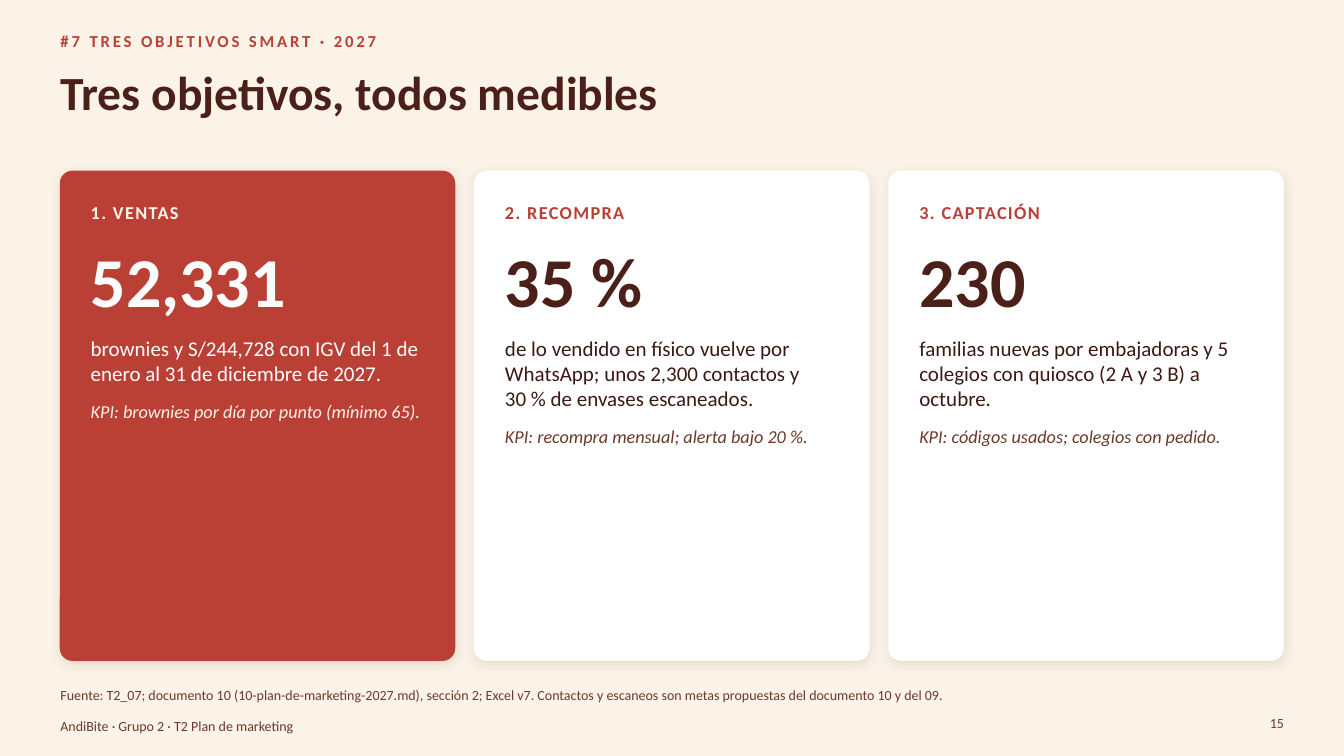
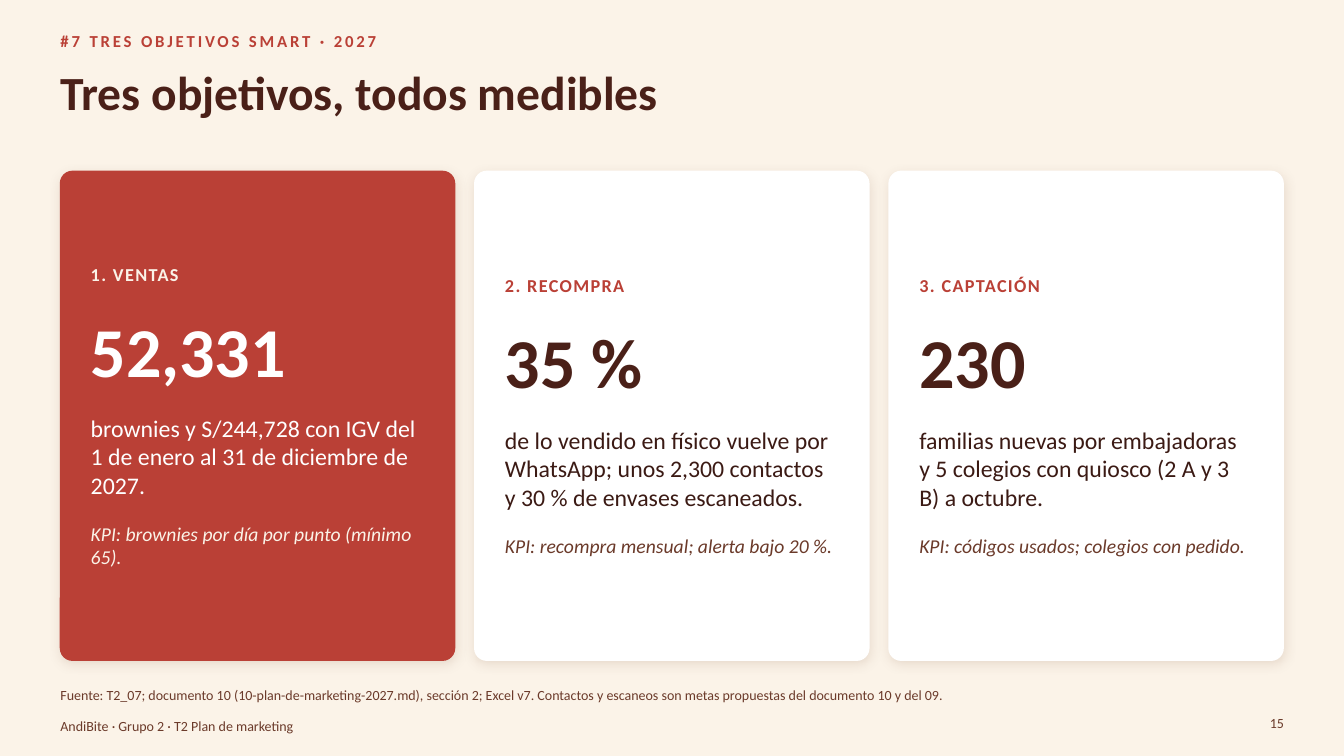
Before and after one commit to Darknow-web/Desarrollo-y-lanzamiento-de-producto-y-marca, a slide deck: slide 15 of 04-reformulacion/T2/T2_22_Plan-de-marketing-AndiBite.pptx. Drawn at 1344x756 pixels with LibreOffice and Linux fonts; fonts in the diff are those of the drawing; background and template pictures are left out. Boxes give left, top, right and bottom in pixels: in the first picture for what was removed or moved away, otherwise in the second. Text is boxed around its words. In the diff, an @@ line names an element or a change of style, - is before the commit and + after.

```diff
--- a/04-reformulacion/T2/T2_22_Plan-de-marketing-AndiBite.pptx
+++ b/04-reformulacion/T2/T2_22_Plan-de-marketing-AndiBite.pptx
@@ text "1. VENTAS" at bbox=[91, 269, 416, 567]: size 15 to 17 pt in "brownies y S/244,728 con IGV del 1 ..."; size 13 to 14 pt in "KPI: brownies por día por punto (mínimo ..."; more space between paragraphs; vertical alignment top to middle @@
@@ text "2. RECOMPRA" at bbox=[505, 280, 828, 557]: size 15 to 17 pt in "de lo vendido en físico vuelve por ..."; size 13 to 14 pt in "KPI: recompra mensual; alerta bajo 20 %."; more space between paragraphs; vertical alignment top to middle @@
@@ text "3. CAPTACIÓN" at bbox=[919, 278, 1245, 557]: size 15 to 17 pt in "familias nuevas por embajadoras y 5 colegios ..."; size 13 to 14 pt in "KPI: códigos usados; colegios con pedido."; more space between paragraphs; vertical alignment top to middle @@
```
Also in this commit, not shown: 10 other slides changed, 2 slides added, 2 slides removed, 3 other files.
